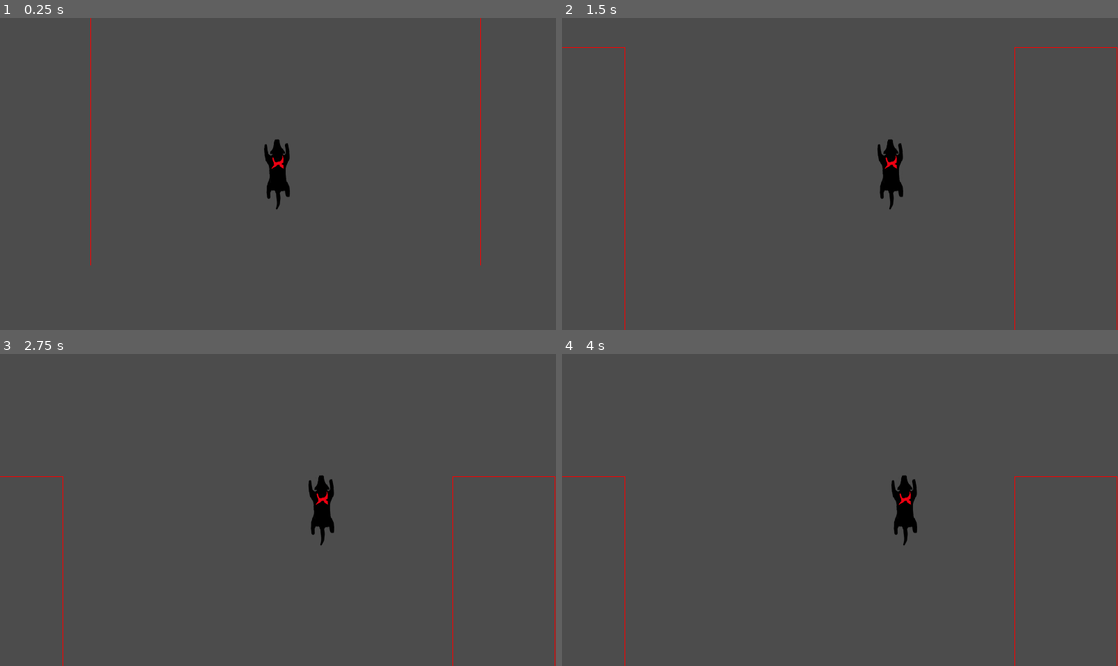
Above: before the commit, frames 1-4 (two rows, left to right).
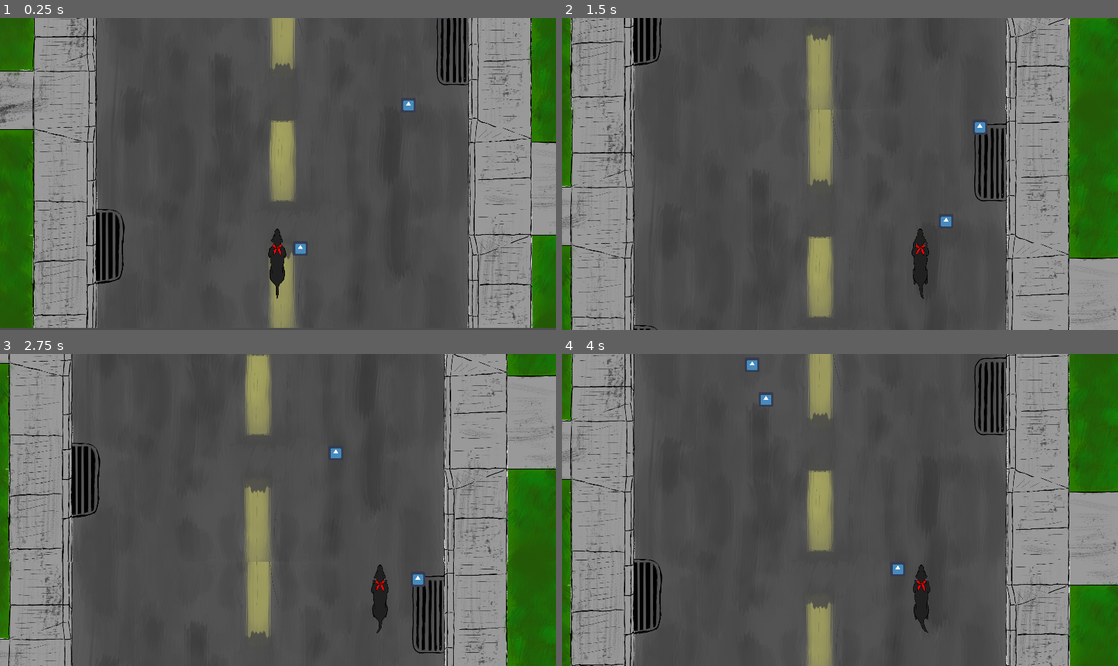
Above: after the commit, the same moments.

Repository: aleee-idk/global-game-jam-2021
Game: Godot game, scene res://levels/base/base_level.tscn
The game is run twice, just before and just after one commit, with the same random seed, the same clock (stepped at 60 frames per second) and the same inputs. Before the commit the project has no main scene; this scene is started directly in both runs. The engine's default icon, where the game draws it, is replaced by a stand-in: a white triangle on a blue panel in a dark square.
Inputs:
- Up to frame 1 (0.25 s): no input
- Up to frame 2 (1.5 s): hold Right (ui_right) 0.53-1.28 s; hold Left (ui_left) from 1.28 s (still down)
- Up to frame 3 (2.75 s): release Left (ui_left) at 2.03 s; hold Right (ui_right) from 2.03 s (still down)
- Up to frame 4 (4 s): release Right (ui_right) at 3.53 s; hold Left (ui_left) from 3.53 s (still down)

The runs differ from the first frame. In frame 1, 36% of the frame differs, in the area x 0-100%, y 0-100%; in frame 2, 38%; in frame 3, 38%; in frame 4, 38%.

Commit message:
infinite street loop

Diff:
--- a/characters/player/player.gd
+++ b/characters/player/player.gd
@@ -3,6 +3,7 @@
 export var vertical_speed = 400
 export var horizontal_speed = 600
 export var aceleration = 1
+export var friction = 0.1
 
 export var speed_variation = 50
 export var speed_rotation = 10
@@ -24,11 +25,13 @@
 	if Input.is_action_just_pressed("ui_page_down"):
 		adjust_speed(-1)
 
-	var collision = move_and_collide(velocity * delta)
+	velocity = move_and_slide(velocity)
 
 
 func move():
-	velocity.x = lerp(velocity.x, direction.x * horizontal_speed, aceleration)
+	velocity.x = lerp(
+		velocity.x, direction.x * horizontal_speed, aceleration if direction.x != 0 else friction
+	)
 	velocity.y = lerp(velocity.y, -1 * vertical_speed, aceleration)
 
 
--- a/characters/player/player.tscn
+++ b/characters/player/player.tscn
@@ -1,9 +1,23 @@
-[gd_scene load_steps=6 format=2]
+[gd_scene load_steps=13 format=2]
 
 [ext_resource path="res://characters/player/player.gd" type="Script" id=1]
-[ext_resource path="res://characters/player/player.png" type="Texture" id=2]
+[ext_resource path="res://characters/player/animations/running/frame0006.png" type="Texture" id=2]
 [ext_resource path="res://characters/player/player_state_machine/running_state.gd" type="Script" id=3]
 [ext_resource path="res://characters/player/player_state_machine/player_state_machine.gd" type="Script" id=4]
+[ext_resource path="res://characters/player/animations/running/frame0004.png" type="Texture" id=5]
+[ext_resource path="res://characters/player/animations/running/frame0003.png" type="Texture" id=6]
+[ext_resource path="res://characters/player/animations/running/frame0005.png" type="Texture" id=7]
+[ext_resource path="res://characters/player/animations/running/frame0002.png" type="Texture" id=8]
+[ext_resource path="res://characters/player/animations/running/frame0000.png" type="Texture" id=9]
+[ext_resource path="res://characters/player/animations/running/frame0001.png" type="Texture" id=10]
+
+[sub_resource type="SpriteFrames" id=2]
+animations = [ {
+"frames": [ ExtResource( 9 ), ExtResource( 10 ), ExtResource( 8 ), ExtResource( 6 ), ExtResource( 5 ), ExtResource( 7 ), ExtResource( 2 ) ],
+"loop": true,
+"name": "running",
+"speed": 20.0
+} ]
 
 [sub_resource type="CapsuleShape2D" id=1]
 radius = 55.3859
@@ -12,10 +26,18 @@
 [node name="Player" type="KinematicBody2D" groups=[
 "player",
 ]]
+position = Vector2( 1278.16, 242.178 )
 script = ExtResource( 1 )
+__meta__ = {
+"_edit_group_": true
+}
+horizontal_speed = 800
 
-[node name="Sprite" type="Sprite" parent="."]
-texture = ExtResource( 2 )
+[node name="Sprite" type="AnimatedSprite" parent="."]
+frames = SubResource( 2 )
+animation = "running"
+frame = 2
+playing = true
 
 [node name="CollisionShape2D" type="CollisionShape2D" parent="."]
 shape = SubResource( 1 )
@@ -34,3 +56,7 @@
 zoom = Vector2( 1.75, 1.75 )
 limit_left = 0
 limit_right = 2560
+offset_v = -1.0
+drag_margin_top = 1.0
+drag_margin_bottom = 1.0
+editor_draw_drag_margin = true
--- a/levels/base/base_level.gd
+++ b/levels/base/base_level.gd
@@ -1,11 +1,13 @@
 extends Node2D
 
-var street = preload("res://levels/base/street.tscn")
+var street_x = 2560
+var street_y = 1440
+
+var street = preload("res://levels/base/street/street.tscn")
 
 
-func _on_next_zone_entered(body):
-    if body.is_in_group("player"):
-        print("enter")
-		# var new_street = street.instance()
-		# new_street.position.y = position.y
-		# $Map.add_child(new_street)
+func _on_next_zone_entered(body, prev_zone):
+	if body.is_in_group("player"):
+		var new_street = street.instance()
+		new_street.position.y = prev_zone.position.y - street_y
+		$Map.call_deferred("add_child", new_street)
--- a/levels/base/base_level.tscn
+++ b/levels/base/base_level.tscn
@@ -1,16 +1,23 @@
 [gd_scene load_steps=4 format=2]
 
 [ext_resource path="res://characters/player/player.tscn" type="PackedScene" id=1]
-[ext_resource path="res://levels/base/street.tscn" type="PackedScene" id=2]
+[ext_resource path="res://levels/base/street/street.tscn" type="PackedScene" id=2]
 [ext_resource path="res://levels/base/base_level.gd" type="Script" id=3]
 
 [node name="BaseLevel" type="Node2D"]
 script = ExtResource( 3 )
+__meta__ = {
+"_edit_vertical_guides_": [ 1245.31 ]
+}
 
 [node name="Player" parent="." instance=ExtResource( 1 )]
-position = Vector2( 1245.31, 1145.09 )
+position = Vector2( 1260, 1260 )
 speed_rotation = 1
 
 [node name="Map" type="Node2D" parent="."]
+__meta__ = {
+"_edit_group_": true,
+"_edit_lock_": true
+}
 
 [node name="street" parent="Map" instance=ExtResource( 2 )]
--- /dev/null
+++ b/levels/base/elements/element.gd
@@ -0,0 +1,9 @@
+extends Area2D
+
+export var player_speed_variation = 0
+
+
+func _on_Element_body_entered(body):
+	pass
+	# if body.is_in_group("player"):
+	# 	body.adjust_speed(player_speed_variation)
--- /dev/null
+++ b/levels/base/elements/element.tscn
@@ -0,0 +1,17 @@
+[gd_scene load_steps=4 format=2]
+
+[ext_resource path="res://icon.png" type="Texture" id=1]
+[ext_resource path="res://levels/base/elements/element.gd" type="Script" id=2]
+
+[sub_resource type="RectangleShape2D" id=1]
+extents = Vector2( 40, 40 )
+
+[node name="Element" type="Area2D"]
+script = ExtResource( 2 )
+
+[node name="icon" type="Sprite" parent="."]
+texture = ExtResource( 1 )
+
+[node name="CollisionShape2D" type="CollisionShape2D" parent="."]
+shape = SubResource( 1 )
+[connection signal="body_entered" from="." to="." method="_on_Element_body_entered"]
--- /dev/null
+++ b/levels/base/elements/powerup.tscn
@@ -0,0 +1,6 @@
+[gd_scene load_steps=2 format=2]
+
+[ext_resource path="res://levels/base/elements/element.tscn" type="PackedScene" id=1]
+
+[node name="PowerUp" instance=ExtResource( 1 )]
+player_speed_variation = 1
--- a/levels/base/street.gd
+++ /dev/null
@@ -1,5 +0,0 @@
-extends StaticBody2D
-
-
-func _ready():
-	$NextZone.connect("body_entered", get_node("/root/BaseLevel"), "_on_next_zone_entered")
--- a/levels/base/street.tscn
+++ /dev/null
@@ -1,24 +0,0 @@
-[gd_scene load_steps=4 format=2]
-
-[ext_resource path="res://levels/base/calle_normal.png" type="Texture" id=1]
-[ext_resource path="res://levels/base/street.gd" type="Script" id=2]
-
-[sub_resource type="RectangleShape2D" id=1]
-extents = Vector2( 840, 240 )
-
-[node name="Street" type="StaticBody2D"]
-script = ExtResource( 2 )
-
-[node name="Sprite" type="Sprite" parent="."]
-texture = ExtResource( 1 )
-centered = false
-
-[node name="CollisionPolygon2D" type="CollisionPolygon2D" parent="."]
-build_mode = 1
-polygon = PoolVector2Array( 440, 0, 2120, 0, 2120, 1440, 440, 1440 )
-
-[node name="NextZone" type="Area2D" parent="."]
-position = Vector2( 1280, 240 )
-
-[node name="CollisionShape2D" type="CollisionShape2D" parent="NextZone"]
-shape = SubResource( 1 )
--- /dev/null
+++ b/levels/base/street/street.gd
@@ -0,0 +1,27 @@
+extends StaticBody2D
+
+export var max_powerup = 3
+
+var powerup = preload("res://levels/base/elements/powerup.tscn")
+
+var rng = RandomNumberGenerator.new()
+
+
+func _ready():
+	$NextZone.connect("body_entered", get_node("/root/BaseLevel"), "_on_next_zone_entered", [self])
+
+	var spawn_extends = $Spawns.get_child(0).shape.extents
+
+	for _i in range(max_powerup):
+		rng.randomize()
+		var powerup_position = Vector2()
+		powerup_position.x = rng.randi_range(-spawn_extends.x + 10, spawn_extends.x - 20)
+		powerup_position.y = rng.randi_range(-spawn_extends.y + 10, spawn_extends.y - 20)
+
+		var new_powerup = powerup.instance()
+		new_powerup.position = powerup_position
+		$Spawns.call_deferred("add_child", new_powerup)
+
+
+func _on_InScreen_screen_exited():
+	queue_free()
--- /dev/null
+++ b/levels/base/street/street.tscn
@@ -0,0 +1,56 @@
+[gd_scene load_steps=7 format=2]
+
+[ext_resource path="res://levels/base/street/street.gd" type="Script" id=1]
+[ext_resource path="res://levels/base/street/street_normal.png" type="Texture" id=2]
+
+[sub_resource type="RectangleShape2D" id=1]
+extents = Vector2( 220, 720 )
+
+[sub_resource type="RectangleShape2D" id=2]
+extents = Vector2( 220, 720 )
+
+[sub_resource type="RectangleShape2D" id=3]
+extents = Vector2( 840, 240 )
+
+[sub_resource type="RectangleShape2D" id=4]
+extents = Vector2( 840, 720 )
+
+[node name="Street" type="StaticBody2D"]
+z_index = -20
+script = ExtResource( 1 )
+
+[node name="Sprite" type="Sprite" parent="."]
+texture = ExtResource( 2 )
+centered = false
+
+[node name="CollisionShape2D" type="CollisionShape2D" parent="."]
+position = Vector2( 220, 720 )
+shape = SubResource( 1 )
+
+[node name="CollisionShape2D2" type="CollisionShape2D" parent="."]
+position = Vector2( 2340, 720 )
+shape = SubResource( 2 )
+
+[node name="NextZone" type="Area2D" parent="."]
+visible = false
+position = Vector2( 1280, 720 )
+
+[node name="CollisionShape2D" type="CollisionShape2D" parent="NextZone"]
+shape = SubResource( 3 )
+
+[node name="Spawns" type="Area2D" parent="."]
+position = Vector2( 1280, 720 )
+monitoring = false
+monitorable = false
+collision_layer = 0
+collision_mask = 0
+
+[node name="CollisionShape2D" type="CollisionShape2D" parent="Spawns"]
+visible = false
+shape = SubResource( 4 )
+
+[node name="InScreen" type="VisibilityNotifier2D" parent="."]
+visible = false
+position = Vector2( 1280, 200 )
+rect = Rect2( -200, -200, 400, 400 )
+[connection signal="screen_exited" from="InScreen" to="." method="_on_InScreen_screen_exited"]
--- a/project.godot
+++ b/project.godot
@@ -16,6 +16,7 @@
 [application]
 
 config/name="Ggj- 2021"
+run/main_scene="res://levels/base/base_level.tscn"
 config/icon="res://icon.png"
 
 [display]
Binary file added: characters/player/animations/running/frame0000.png
Not shown, changed: characters/player/animations/running/frame0000.png.import
Binary file added: characters/player/animations/running/frame0001.png
Not shown, added: characters/player/animations/running/frame0001.png.import
Binary file added: characters/player/animations/running/frame0002.png
Not shown, added: characters/player/animations/running/frame0002.png.import
Binary file added: characters/player/animations/running/frame0003.png
Not shown, added: characters/player/animations/running/frame0003.png.import
Binary file added: characters/player/animations/running/frame0004.png
Not shown, added: characters/player/animations/running/frame0004.png.import
Binary file added: characters/player/animations/running/frame0005.png
Not shown, added: characters/player/animations/running/frame0005.png.import
(and 5 more such lines)
